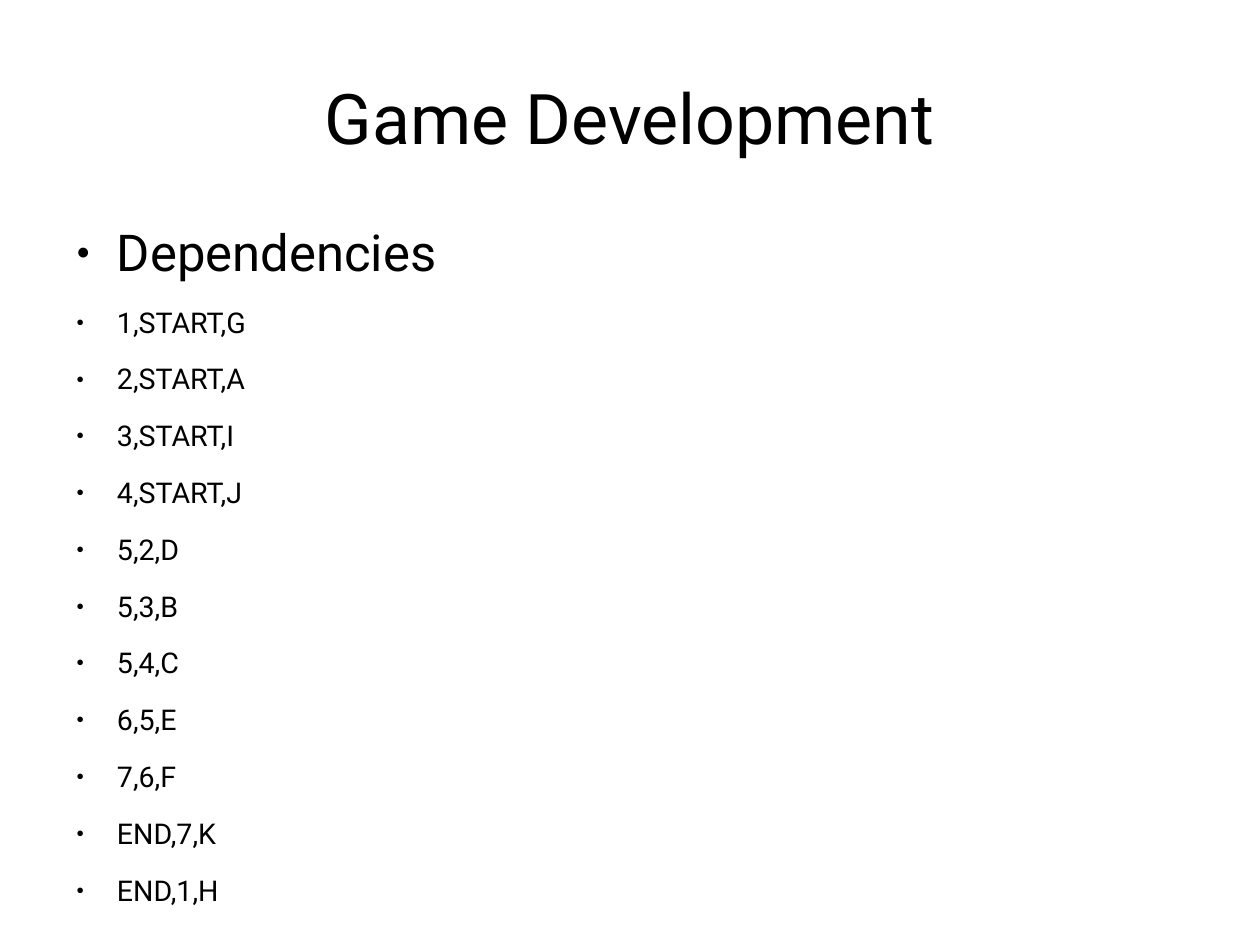
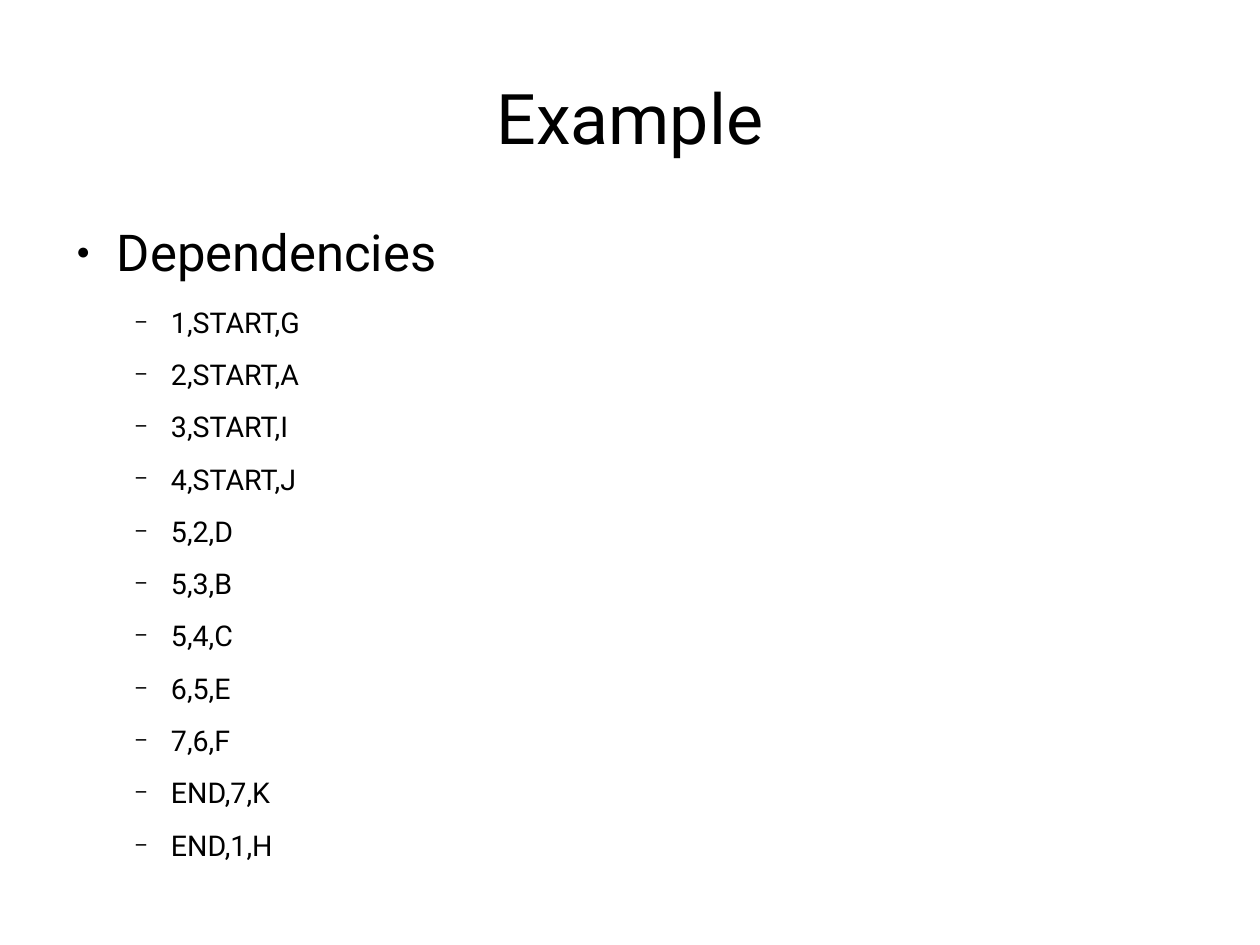
Before and after one commit to jachermocilla/jach-homepage, a slide deck: slide 11 of seminar-2008.odp. Drawn at 1260x945 pixels with LibreOffice and Linux fonts; fonts in the diff are those of the drawing. Boxes give left, top, right and bottom in pixels: in the first picture for what was removed or moved away, otherwise in the second. Text is boxed around its words. In the diff, an @@ line names an element or a change of style, - is before the commit and + after.

```diff
--- a/seminar-2008.odp
+++ b/seminar-2008.odp
@@ title at (496, 91, 763, 159): text changed @@
-Game Development
+Example
@@ text at (171, 312, 300, 860): bullet ● to −; list level 1 to 2 in "1,START,G"; list level 1 to 2 in "2,START,A"; list level 1 to 2 in "3,START,I"; list level 1 to 2 in "4,START,J"; list level 1 to 2 in "5,2,D"; list level 1 to 2 in "5,3,B"; list level 1 to 2 in "5,4,C"; list level 1 to 2 in "6,5,E"; list level 1 to 2 in "7,6,F"; list level 1 to 2 in "END,7,K"; list level 1 to 2 in "END,1,H" @@
```
Also in this commit, not shown: 8 other slides changed, 1 slide added.
